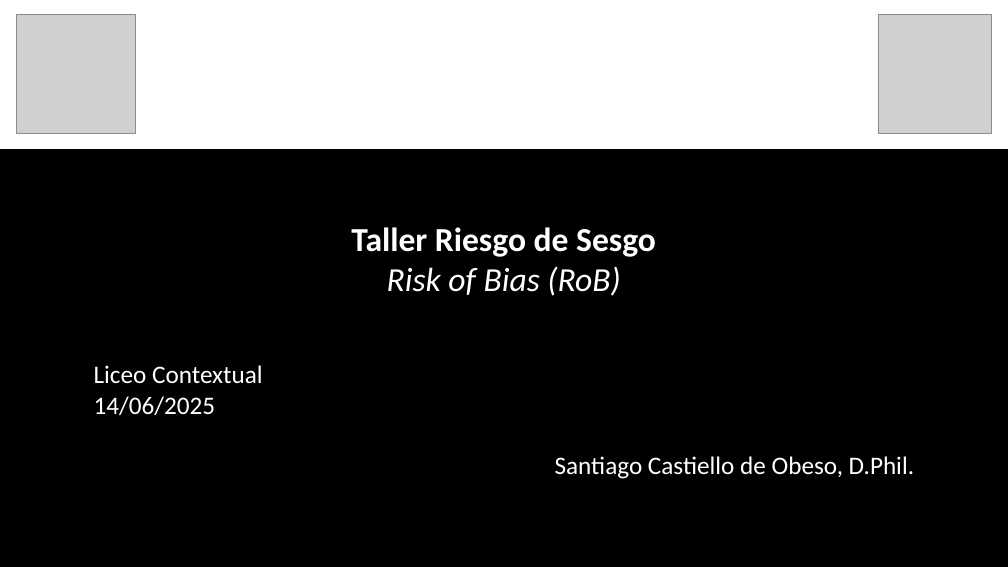
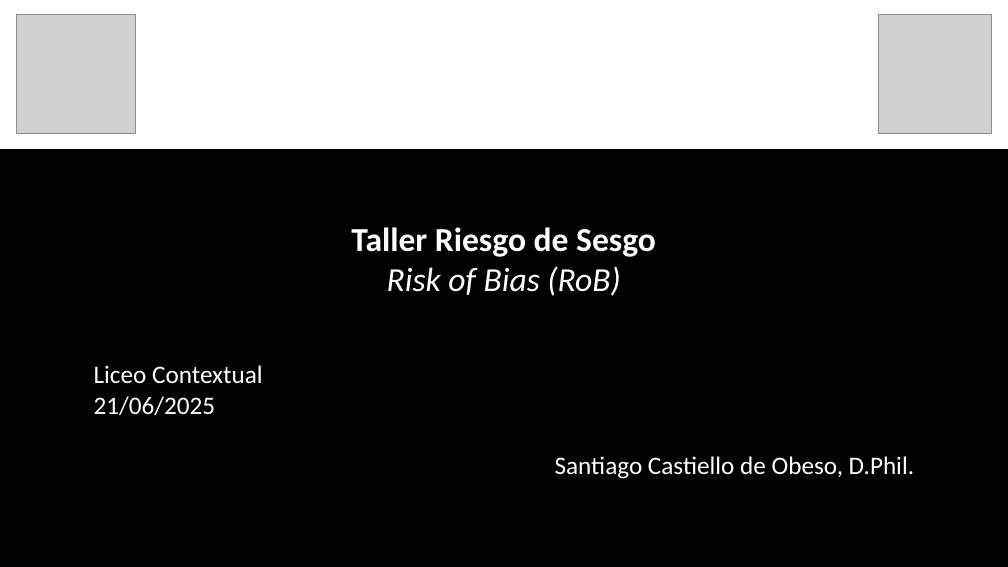
Before and after one commit to santiagocdo/metodologia-y-bioestadisitca, a slide deck: slide 1 of LiceoContextual/taller_rob.pptx. Drawn at 1008x567 pixels with LibreOffice and Linux fonts; fonts in the diff are those of the drawing; grey boxes stand for pictures. Boxes give left, top, right and bottom in pixels: in the first picture for what was removed or moved away, otherwise in the second. Text is boxed around its words. In the diff, an @@ line names an element or a change of style, - is before the commit and + after.

```diff
--- a/LiceoContextual/taller_rob.pptx
+++ b/LiceoContextual/taller_rob.pptx
@@ text at (94, 396, 216, 415): text changed @@
-14/06/2025
+21/06/2025
```
Also in this commit, not shown: 1 other slide changed, 1 slide added, 7 other files.
